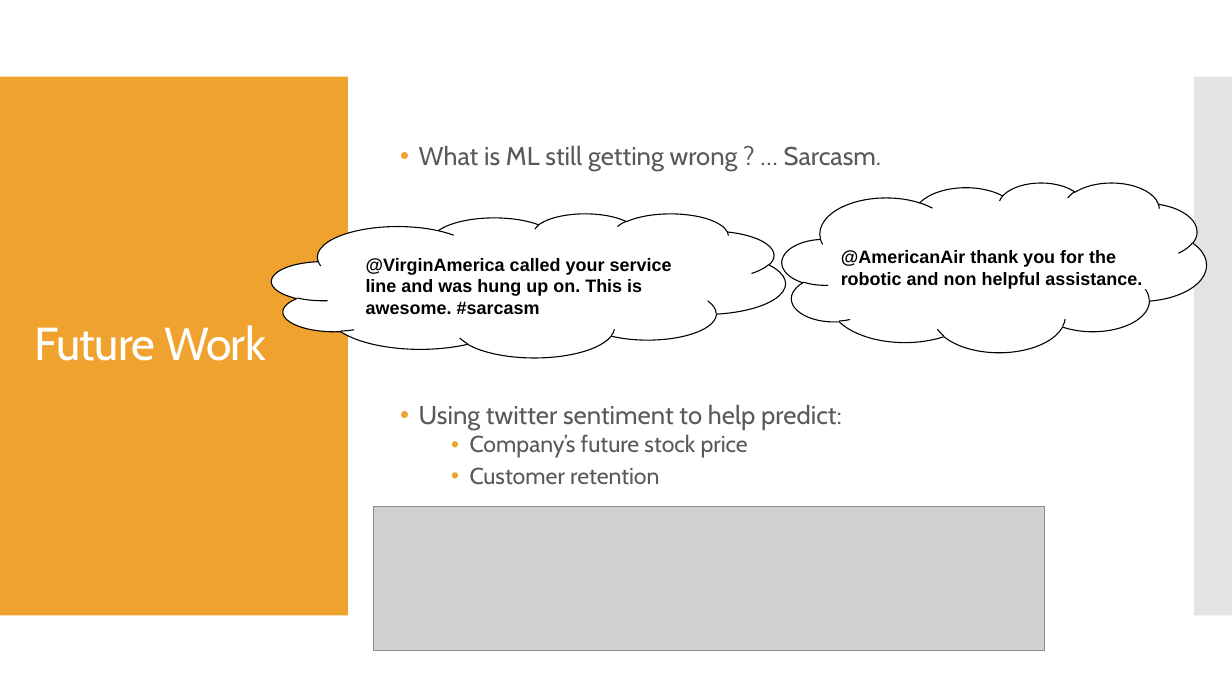
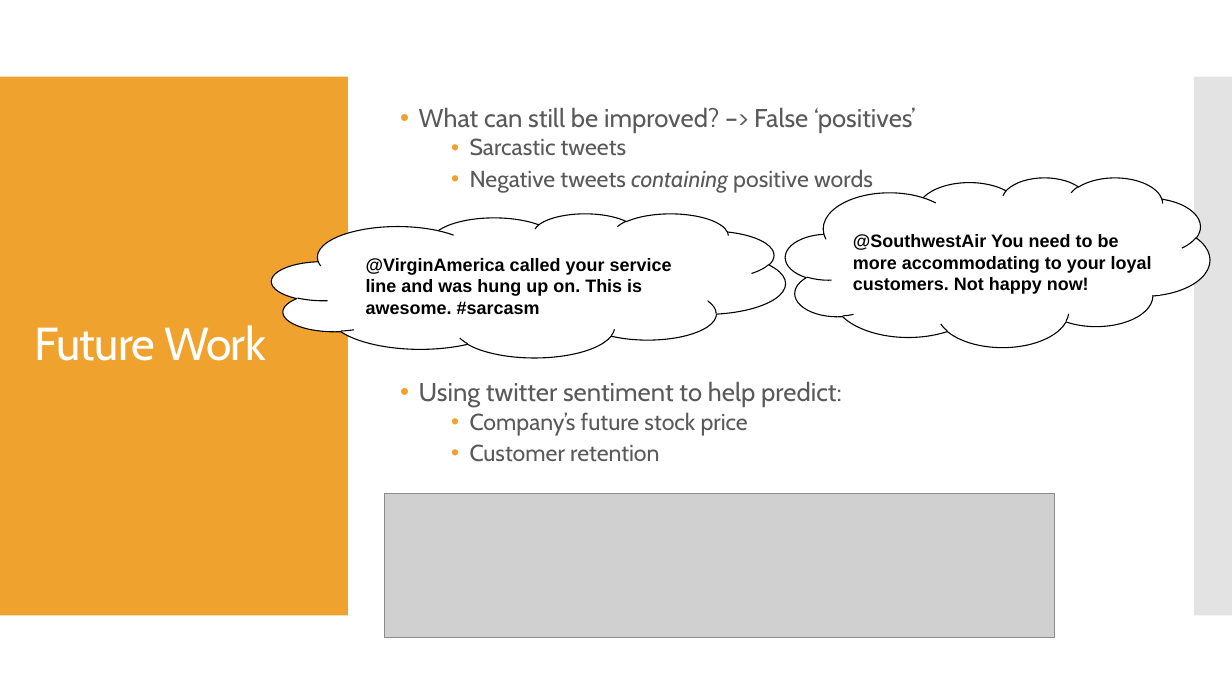
Before and after one commit to douglaspsteen/dsc-capstone-project-v2-online-ds-ft-100719, a slide deck: slide 9 of doug_steen_capstone_pres.pptx. Drawn at 1232x693 pixels with LibreOffice and Linux fonts; fonts in the diff are those of the drawing; grey boxes stand for pictures. Boxes give left, top, right and bottom in pixels: in the first picture for what was removed or moved away, otherwise in the second. Text is boxed around its words. In the diff, an @@ line names an element or a change of style, - is before the commit and + after.

```diff
--- a/doug_steen_capstone_pres.pptx
+++ b/doug_steen_capstone_pres.pptx
@@ text "What can still be improved? ..." moved from (x1=419, y1=145, x2=882, y2=485) to (x1=419, y1=107, x2=915, y2=462) @@
@@ text at (x1=419, y1=107, x2=915, y2=193): text changed; size 20 to 18 pt @@
-• What is ML still getting wrong ? … Sarcasm.
+• What can still be improved? –> False ‘positives’
+  • Sarcastic tweets
+  • Negative tweets containing positive words
@@ cloud moved from (x1=782, y1=182, x2=1206, y2=352) to (x1=786, y1=177, x2=1210, y2=348) @@
@@ text at (x1=853, y1=234, x2=1152, y2=294): text changed @@
-@AmericanAir thank you for the robotic and non helpful assistance.
+@SouthwestAir You need to be more accommodating to your loyal customers. Not happy now!
@@ picture moved from (x1=373, y1=506, x2=1044, y2=651) to (x1=384, y1=494, x2=1055, y2=638) @@
```
Also in this commit, not shown: 3 other slides changed, 3 slides added, 2 slides removed, 15 other files.
